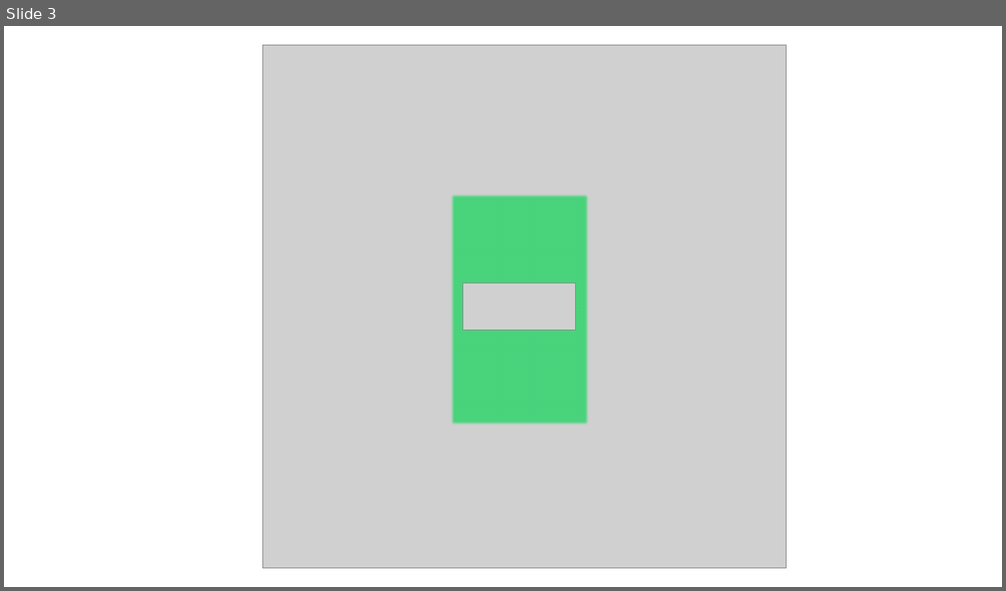
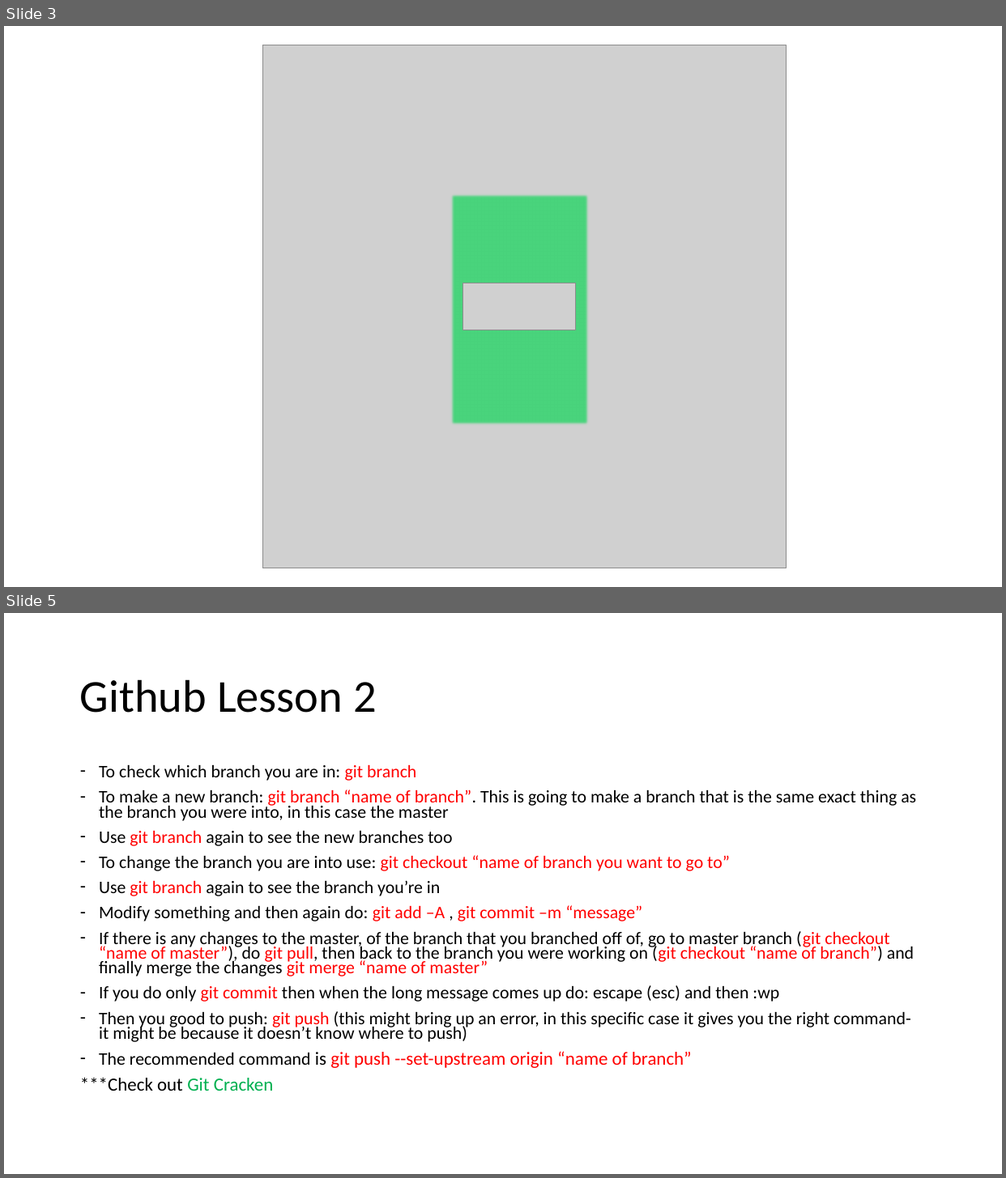
Before and after one commit to skasapis/Lysi_Website, a slide deck: Misc/icons.pptx. Shown one above the other, each under a label of ours: slide 3 before the commit, slides 3 and 5 after it; the slides between them are not shown. The pictures are 1006x591 and 1006x1178 pixels, drawn with LibreOffice and Linux fonts; fonts in the diff are those of the drawing; grey boxes stand for pictures. Boxes give left, top, right and bottom in pixels: in the first picture for what was removed or moved away, otherwise in the second. Text is boxed around its words. In the diff, an @@ line names an element or a change of style, - is before the commit and + after.

```diff
--- a/Misc/icons.pptx
+++ b/Misc/icons.pptx
@@ slide 5 added at (4, 613, 1002, 1174), background #FFFFFF @@
@@ title added at (80, 679, 377, 713), 44 pt, text #000000 @@
+Github Lesson 2
@@ text added at (80, 765, 916, 1091), 17 pt, text #000000 @@
+– To check which branch you are in: git branch
+– To make a new branch: git branch “name of branch”. This is going to make a branch that is the same exact thing as the branch you were into, in this case the master
+– Use git branch again to see the new branches too
+– To change the branch you are into use: git checkout “name of branch you want to go to”
+– Use git branch again to see the branch you’re in
+– Modify something and then again do: git add –A , git commit –m “message”
+– If there is any changes to the master, of the branch that you branched off of, go to master branch (git checkout “name of master”), do git pull, then back to the branch you were working on (git checkout “name of branch”) and finally merge the changes git merge “name of master”
+– If you do only git commit then when the long message comes up do: escape (esc) and then :wp
+– Then you good to push: git push (this might bring up an error, in this specific case it gives you the right command- it might be because it doesn’t know where to push)
+– The recommended command is git push --set-upstream origin “name of branch”
+***Check out Git Cracken
```
Also in this commit, not shown: 13 other slides added, 3 other files.
